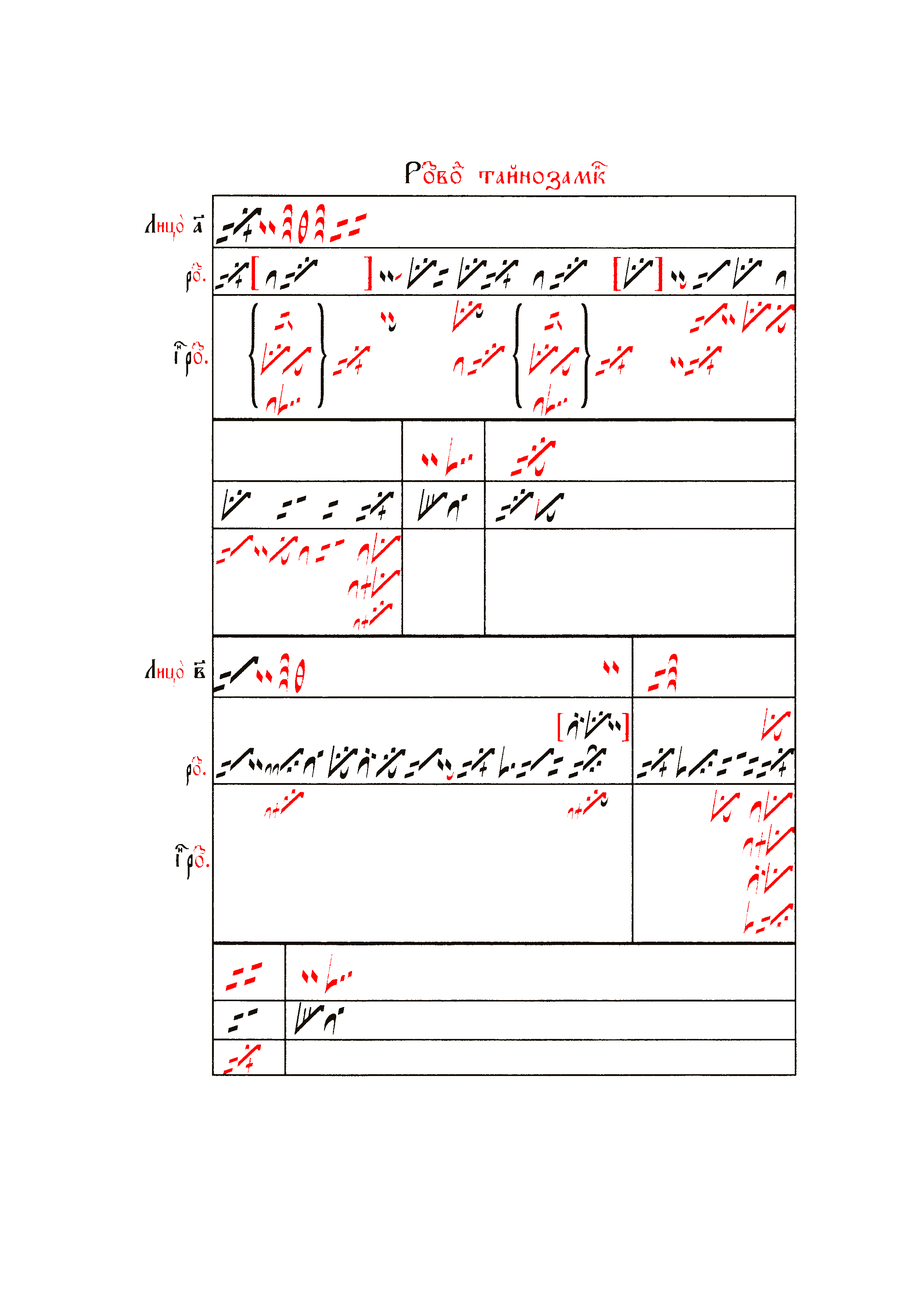
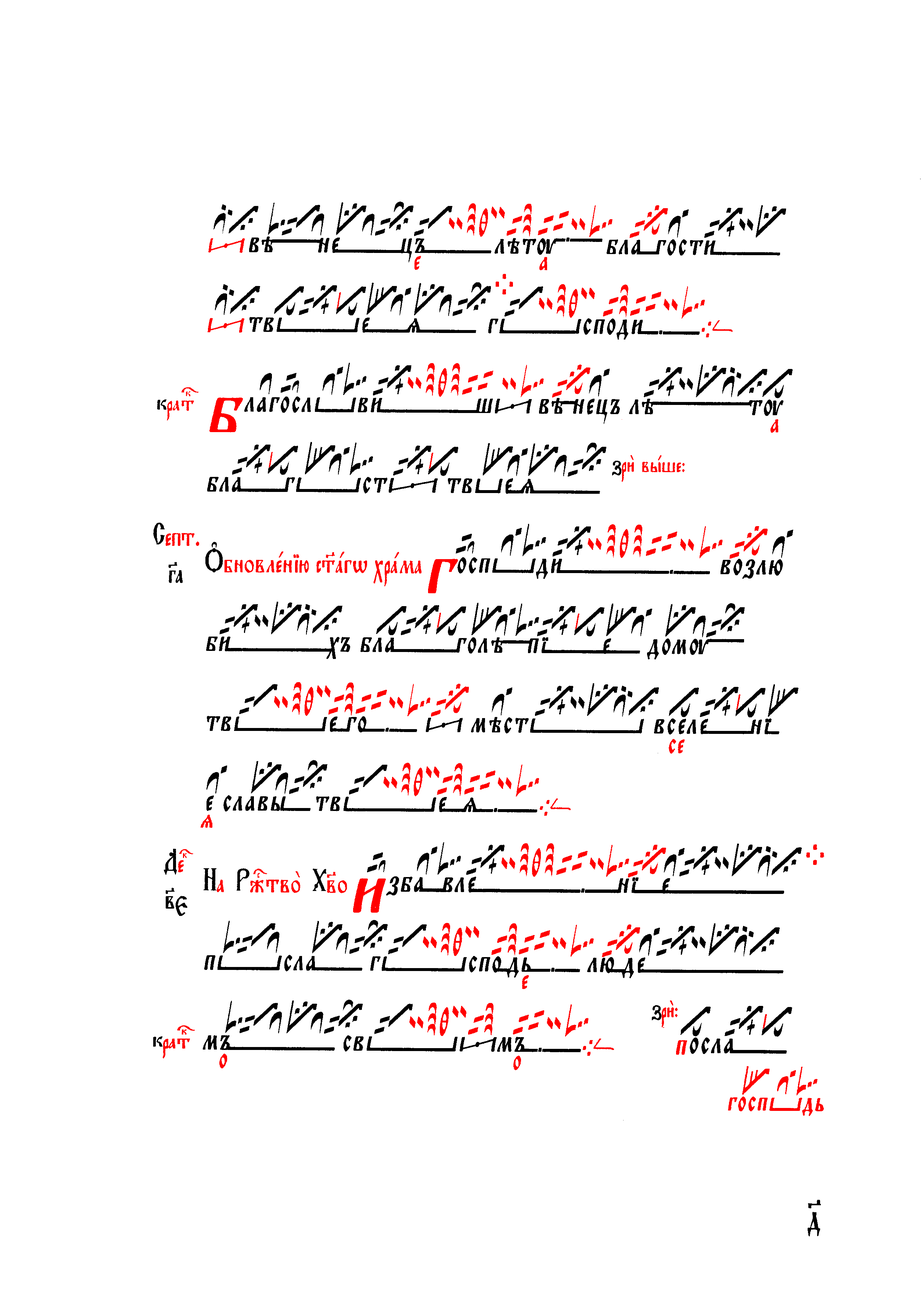
Before/after of a 923×1304 layered artwork. What changed in the layer stack:
painted on "Червила" over [157, 161, 824, 1117]
painted on "Чернила" over [144, 161, 921, 1237]
